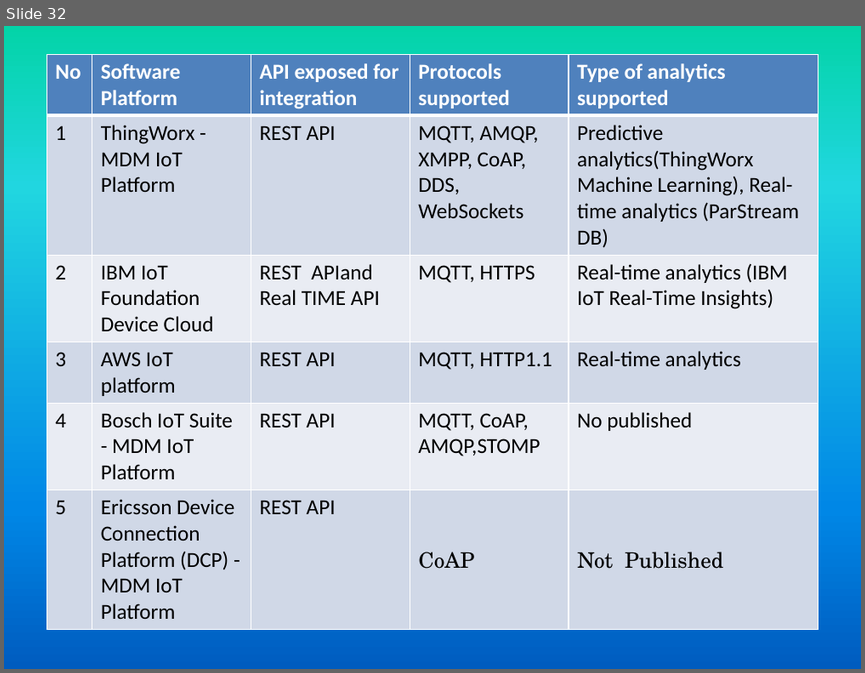
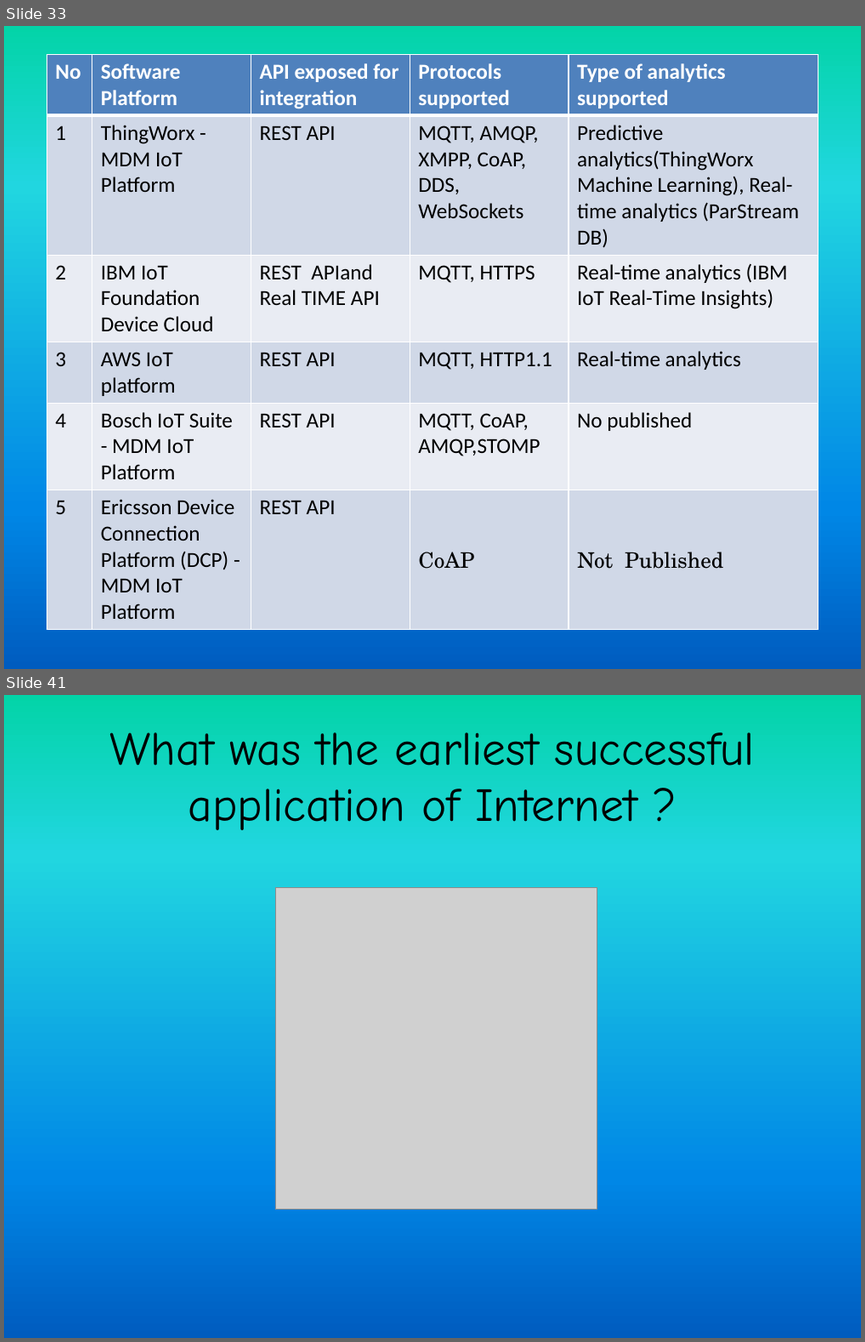
Before and after one commit to girishsukukumar/IOT, a slide deck: IO-1.pptx. Shown one above the other, each under a label of ours: slide 32 before the commit, slides 33 and 41 after it; the slides between them are not shown. The pictures are 865x673 and 865x1342 pixels, drawn with LibreOffice and Linux fonts; fonts in the diff are those of the drawing; grey boxes stand for pictures. Boxes give left, top, right and bottom in pixels: in the first picture for what was removed or moved away, otherwise in the second. Text is boxed around its words. In the diff, an @@ line names an element or a change of style, - is before the commit and + after.

```diff
--- a/IO-1.pptx
+++ b/IO-1.pptx
@@ slide 41 added at [4, 695, 861, 1338], background gradient #03D4A8 to #21D6E0 to #0087E6 to #005CBF @@
@@ title added at [110, 732, 755, 830], 39.6 pt, text #000000 @@
+What was the earliest successful application of Internet ?
@@ picture added at [276, 888, 597, 1209] @@
@@ what was slide 32 is now slide 33 @@
```
Also in this commit, not shown: 2 slides changed, 20 other slides added.
